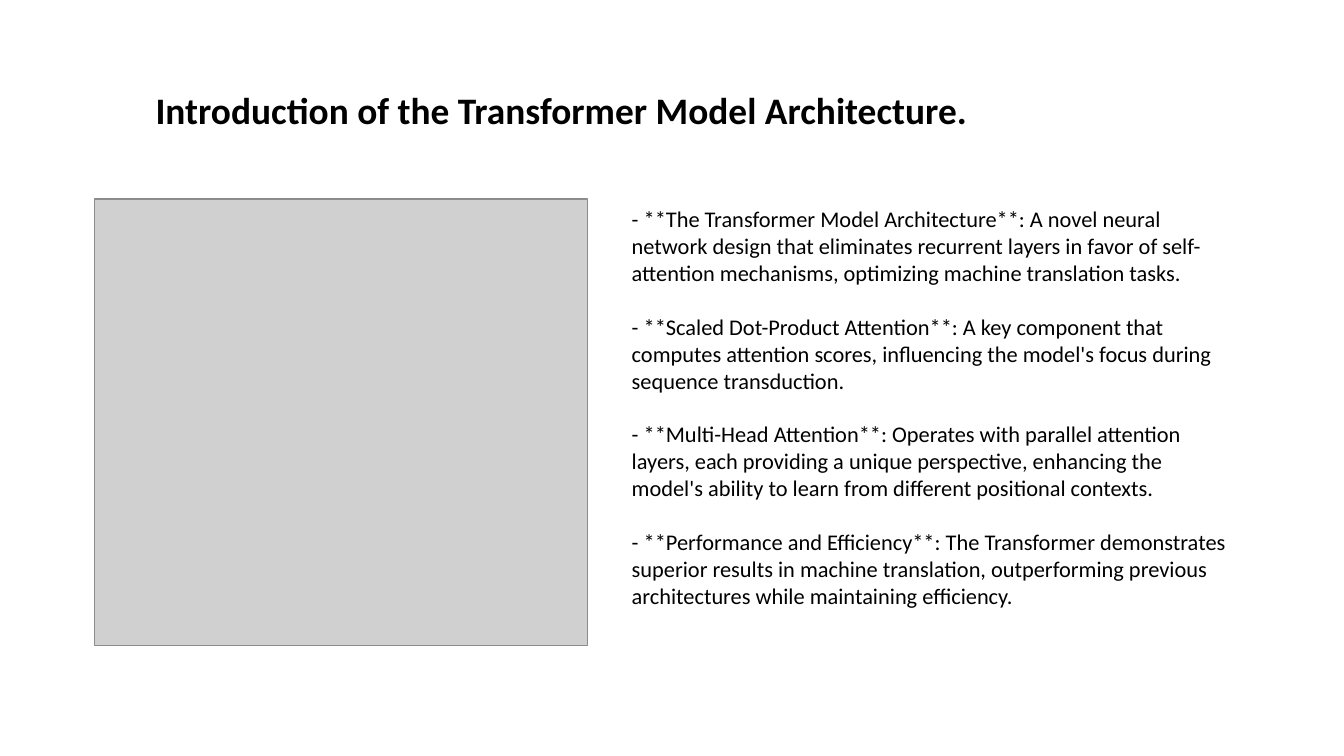
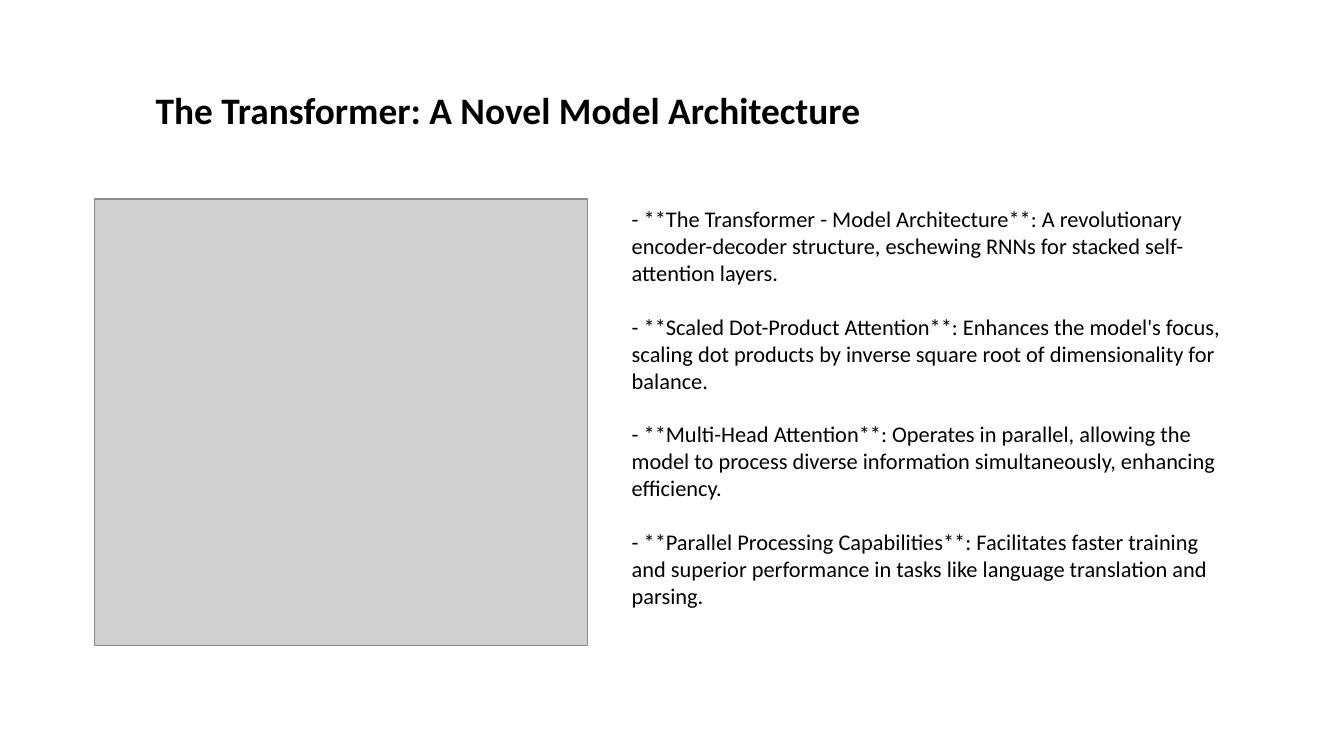
Before and after one commit to Jessie-ZhaoXi/dsa4213-ppt-generator, a slide deck: slide 4 of my_ppts/attention_mode1.pptx (slide 5 before the commit). Drawn at 1344x756 pixels with LibreOffice and Linux fonts; fonts in the diff are those of the drawing; grey boxes stand for pictures; background and template pictures are left out. Boxes give left, top, right and bottom in pixels: in the first picture for what was removed or moved away, otherwise in the second. Text is boxed around its words. In the diff, an @@ line names an element or a change of style, - is before the commit and + after.

```diff
--- a/my_ppts/attention_mode1.pptx
+++ b/my_ppts/attention_mode1.pptx
@@ text at (156,97,860,125): text changed @@
-Introduction of the Transformer Model Architecture.
+The Transformer: A Novel Model Architecture
@@ text at (632,211,1220,608): text changed @@
-- **The Transformer Model Architecture**: A novel neural network design that eliminates recurrent layers in favor of self-attention mechanisms, optimizing machine translation tasks.
-- **Scaled Dot-Product Attention**: A key component that computes attention scores, influencing the model's focus during sequence transduction.
-- **Multi-Head Attention**: Operates with parallel attention layers, each providing a unique perspective, enhancing the model's ability to learn from different positional contexts.
-- **Performance and Efficiency**: The Transformer demonstrates superior results in machine translation, outperforming previous architectures while maintaining efficiency.
+- **The Transformer - Model Architecture**: A revolutionary encoder-decoder structure, eschewing RNNs for stacked self-attention layers.
+- **Scaled Dot-Product Attention**: Enhances the model's focus, scaling dot products by inverse square root of dimensionality for balance.
+- **Multi-Head Attention**: Operates in parallel, allowing the model to process diverse information simultaneously, enhancing efficiency.
+- **Parallel Processing Capabilities**: Facilitates faster training and superior performance in tasks like language translation and parsing.
```
Also in this commit, not shown: 5 other slides changed, 2 slides added, 7 slides removed, 31 other files.
